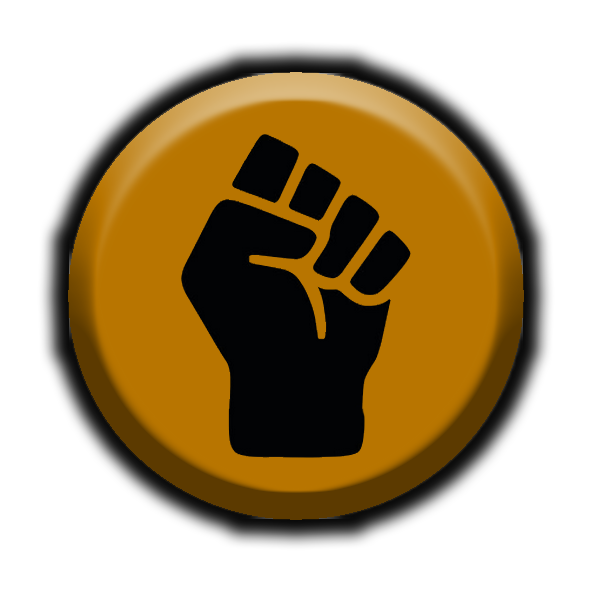
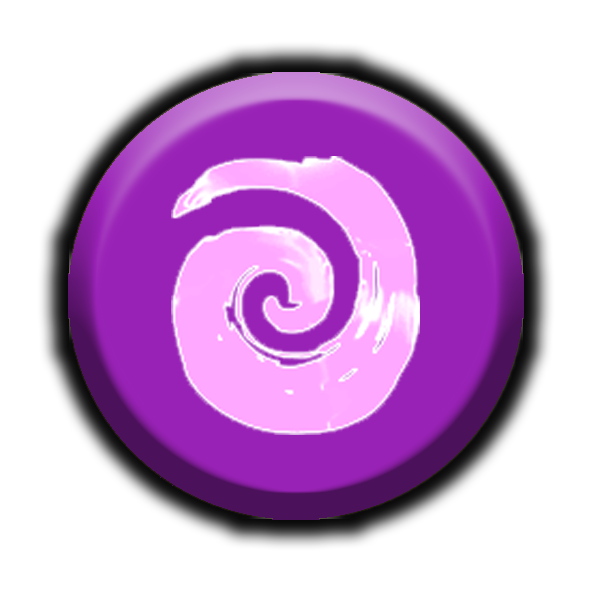
Comparing the layer stacks of the two 591x591 images. Changes:
hid group "o" (2 layers) over [68, 72, 524, 520]
hid "Vrstva 40" over [181, 134, 411, 458]
added group "p" with 2 layers above "Pozadí" over [68, 72, 524, 520]
added layer "Vrstva 42" in group "p" over [171, 156, 420, 435]
moved "Vrstva 3 kopie 2" into group "p", painted on it over [68, 72, 524, 520]
